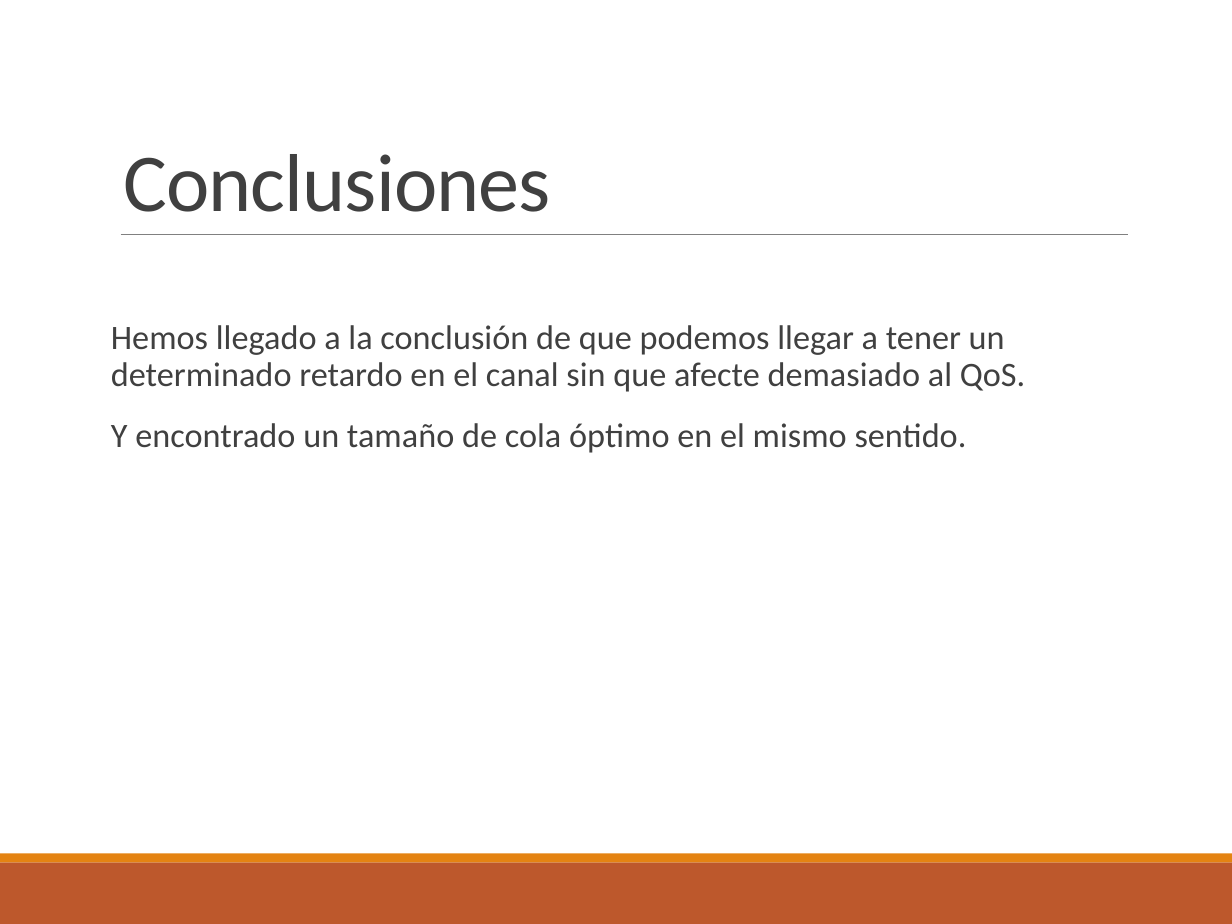
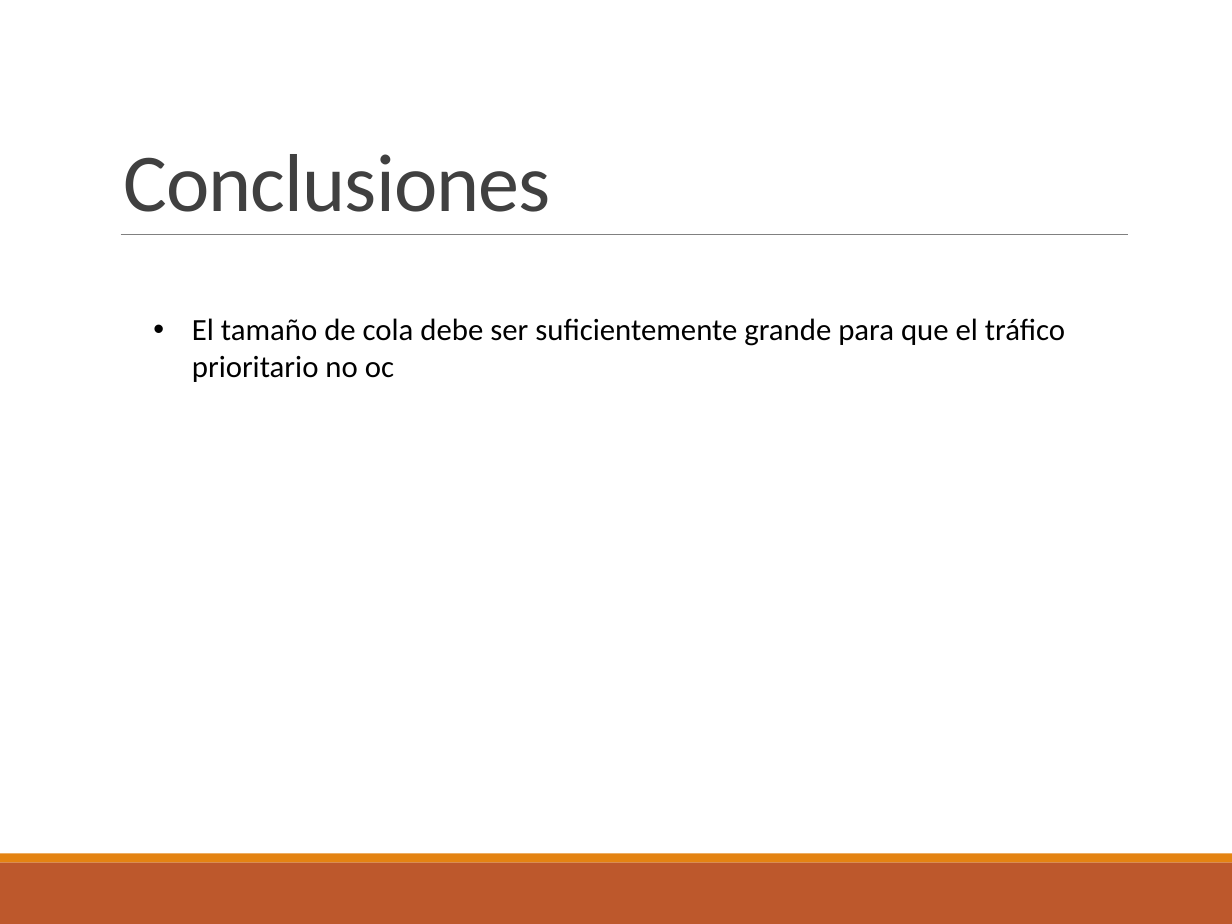
Before and after one commit to Reclusiarca/PriorityQueuePtP, a slide deck: slide 14 of presentacion12.pptx. Drawn at 1232x924 pixels with LibreOffice and Linux fonts; fonts in the diff are those of the drawing. Boxes give left, top, right and bottom in pixels: in the first picture for what was removed or moved away, otherwise in the second. Text is boxed around its words. In the diff, an @@ line names an element or a change of style, - is before the commit and + after.

```diff
--- a/presentacion12.pptx
+++ b/presentacion12.pptx
@@ text removed at [111,325,1026,453] @@
-Hemos llegado a la conclusión de que podemos llegar a tener un determinado retardo en el canal sin que afecte demasiado al QoS.
-Y encontrado un tamaño de cola óptimo en el mismo sentido.
@@ text added at [192,318,1065,382], 18 pt, text #000000 @@
+• El tamaño de cola debe ser suficientemente grande para que el tráfico prioritario no oc
```
Also in this commit, not shown: 3 other slides changed.
